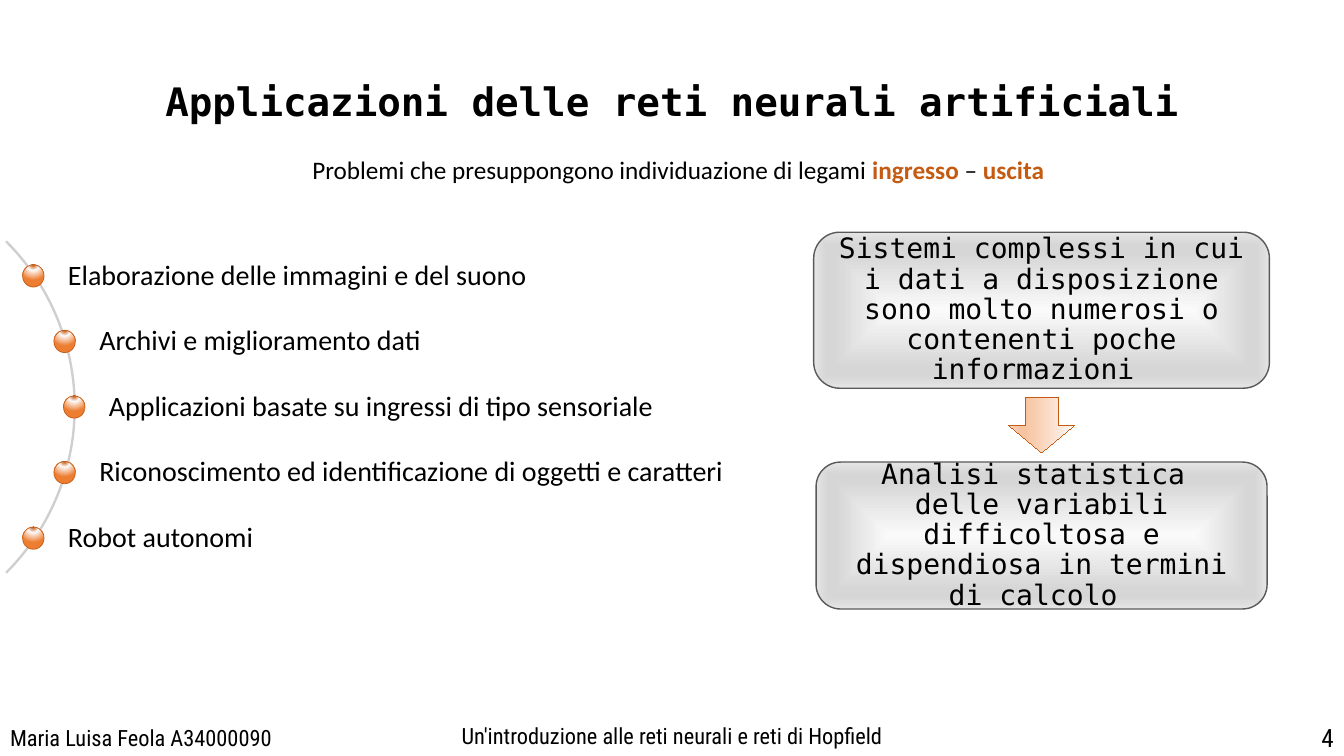
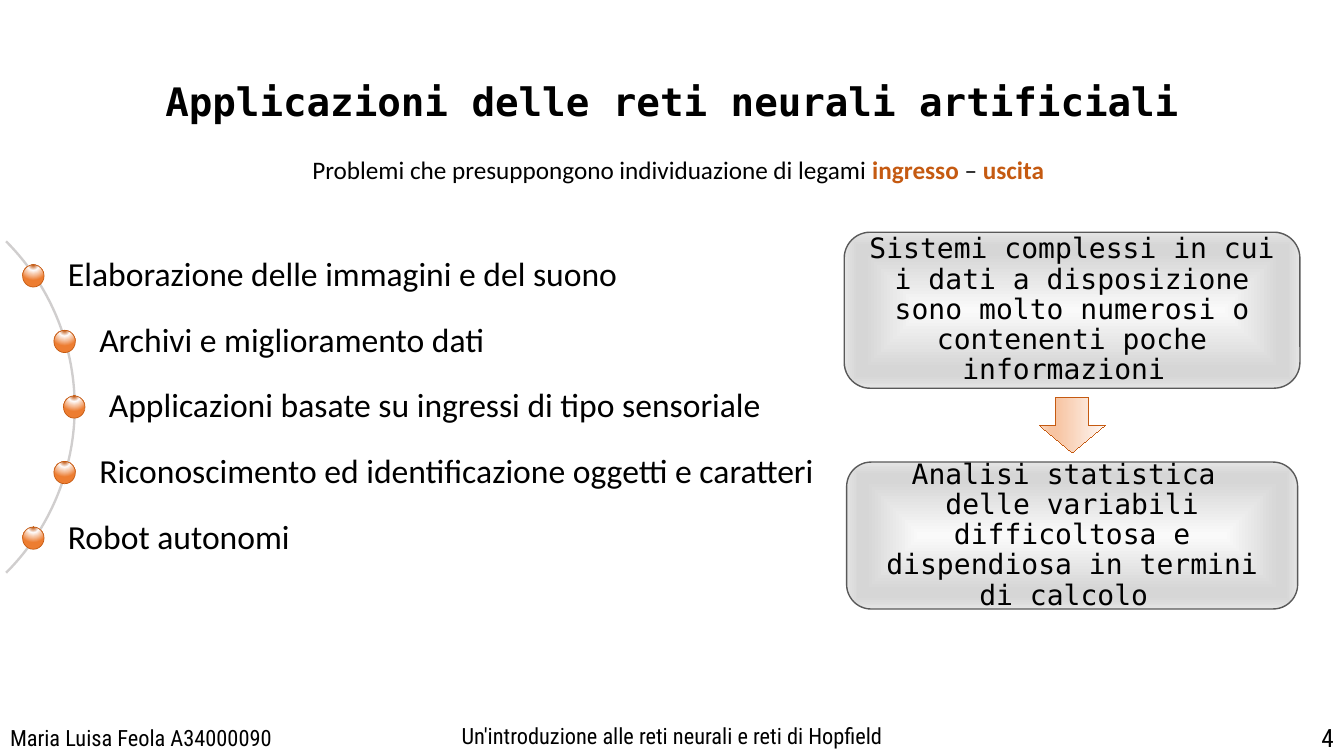
Before and after one commit to Misalf/tesi-nuovo, a slide deck: slide 4 of POWER POINT/PresentazionePowerPoint.pptx. Drawn at 1344x756 pixels with LibreOffice and Linux fonts; fonts in the diff are those of the drawing; background and template pictures are left out. Boxes give left, top, right and bottom in pixels: in the first picture for what was removed or moved away, otherwise in the second. Text is boxed around its words. In the diff, an @@ line names an element or a change of style, - is before the commit and + after.

```diff
--- a/POWER POINT/PresentazionePowerPoint.pptx
+++ b/POWER POINT/PresentazionePowerPoint.pptx
@@ 2 texts, 2 rounded rectangles, 1 right arrow: place and size @@
-2 texts, 2 rounded rectangles, 1 right arrow at [814, 232, 1269, 611]
+2 texts, 2 rounded rectangles, 1 right arrow at [845, 232, 1301, 611]
@@ text at [99, 459, 813, 489]: text changed; size 20 to 24 pt @@
-Riconoscimento ed identificazione di oggetti e caratteri
+Riconoscimento ed identificazione oggetti e caratteri
@@ size 20 to 24 pt; more space between paragraphs in 4 elements at [68, 262, 617, 292], [99, 328, 484, 358], [109, 393, 760, 423], [68, 525, 289, 550] @@
```
Also in this commit, not shown: 2 other slides changed, 31 other files.
